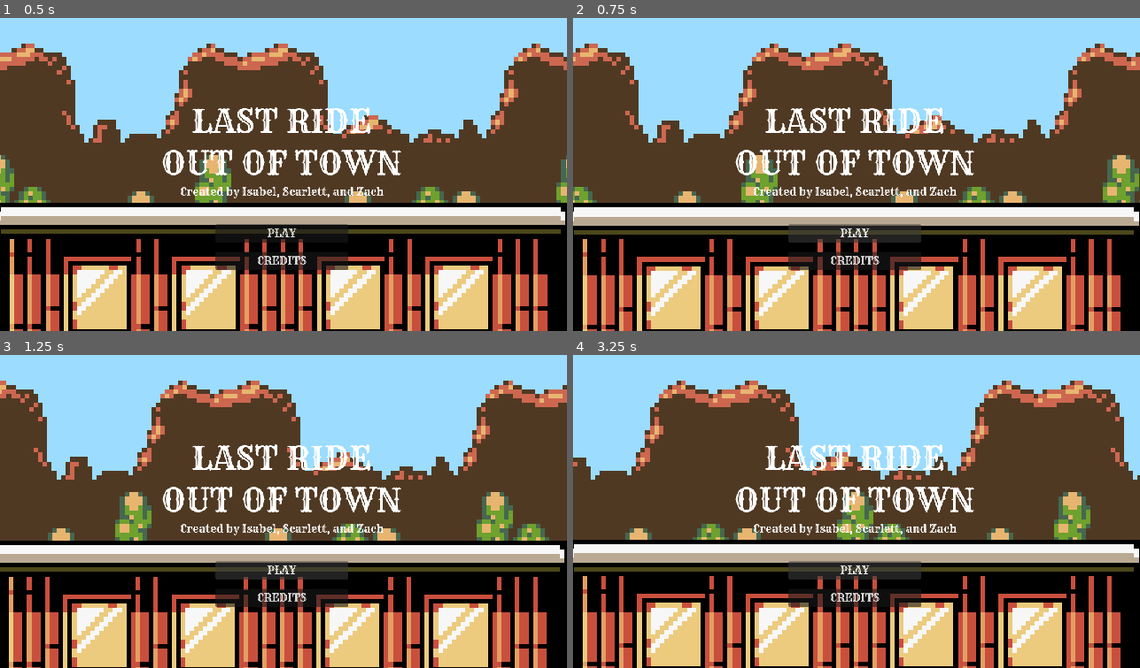
Above: before the commit, frames 1-4 (two rows, left to right).
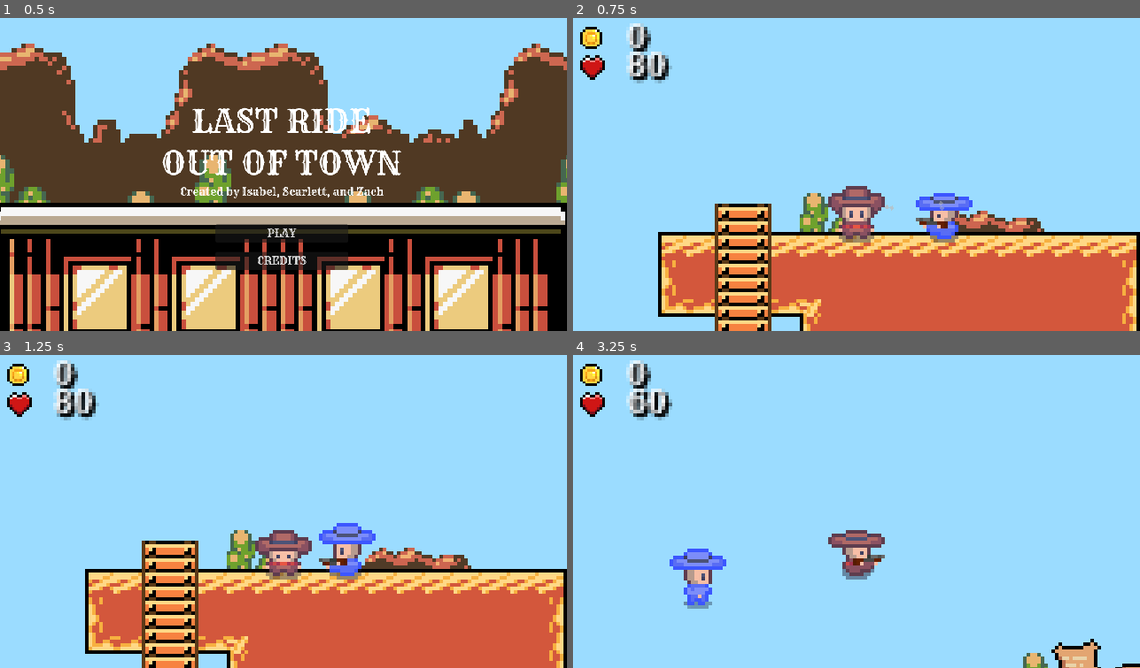
Above: after the commit, the same moments.

Repository: iltusing/hoohacks26
Game: Godot game, scene res://scenes/title.tscn
The game is run twice, just before and just after one commit, with the same random seed, the same clock (stepped at 60 frames per second) and the same inputs. Sound files missing from this copy of the repository are replaced by a short silence.
Inputs (mouse positions are in pixels of both pictures, inside the frame that each line leads up to):
- Up to frame 1 (0.5 s): no input
- Up to frame 2 (0.75 s): click "PLAY" at 0.5 s
- Up to frame 3 (1.25 s): no input
- Up to frame 4 (3.25 s): click (856, 570) at 1.25 s, where only the run before the commit has a clickable "PLAY"; hold D (move_right) from 2.03 s (still down); tap E (interact) at 2.1 s; tap W (jump) at 2.27, 3.02 s; tap Space (shoot) at 2.85 s

Frame 1 is identical in both runs. In frame 2, 73% of the frame differs, in the area x 0-100%, y 1-100%; in frame 3, 73%; in frame 4, 79%.

Commit message:
Fix missing node

Diff:
--- a/wild-west-game/scenes/main.tscn
+++ b/wild-west-game/scenes/main.tscn
@@ -14,9 +14,9 @@
 [ext_resource type="Texture2D" uid="uid://6vu80upjw4sy" path="res://assets/heart.png" id="9_choun"]
 [ext_resource type="Texture2D" uid="uid://b5oww56gmffwm" path="res://assets/greenbottle.png" id="11_jbj1t"]
 [ext_resource type="PackedScene" uid="uid://da48gb4eftwwc" path="res://scenes/coin.tscn" id="11_ya4ey"]
-[ext_resource type="PackedScene" uid="uid://dc08v5eg0nm3t" path="res://scenes/quest_npc.tscn" id="15_jkv2x"]
 [ext_resource type="PackedScene" uid="uid://1jg6jc4jkf62" path="res://scenes/enemy.tscn" id="12_eb6dy"]
 [ext_resource type="Script" uid="uid://6ddh60p4rwri" path="res://scenes/saloon_enter.gd" id="15_jkv2x"]
+[ext_resource type="PackedScene" uid="uid://dtevmtfkvhkj" path="res://scenes/quest_npc.tscn" id="16_muem4"]
 
 [sub_resource type="TileSetAtlasSource" id="TileSetAtlasSource_jbj1t"]
 texture = ExtResource("1_tbgi4")
@@ -3417,8 +3417,8 @@
 [node name="Enemy1" parent="." unique_id=1724629270 instance=ExtResource("12_eb6dy")]
 position = Vector2(303, -80)
 
-[node name="QuestNPC" parent="." unique_id=250329415 instance=ExtResource("15_jkv2x")]
-position = Vector2(78, -8)
+[node name="QuestNPC" parent="." unique_id=250329415 instance=ExtResource("16_muem4")]
+position = Vector2(80, -7)
 
 [node name="saloonEnter" type="Area2D" parent="." unique_id=699431808]
 position = Vector2(1012, 6)
